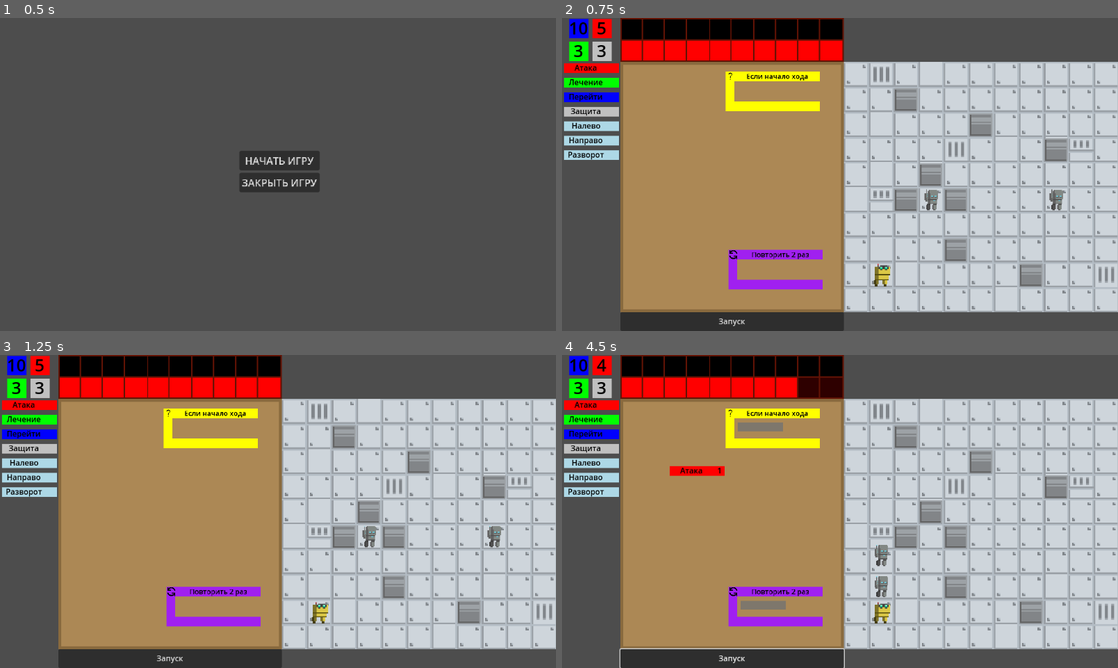
Above: before the commit, frames 1-4 (two rows, left to right).
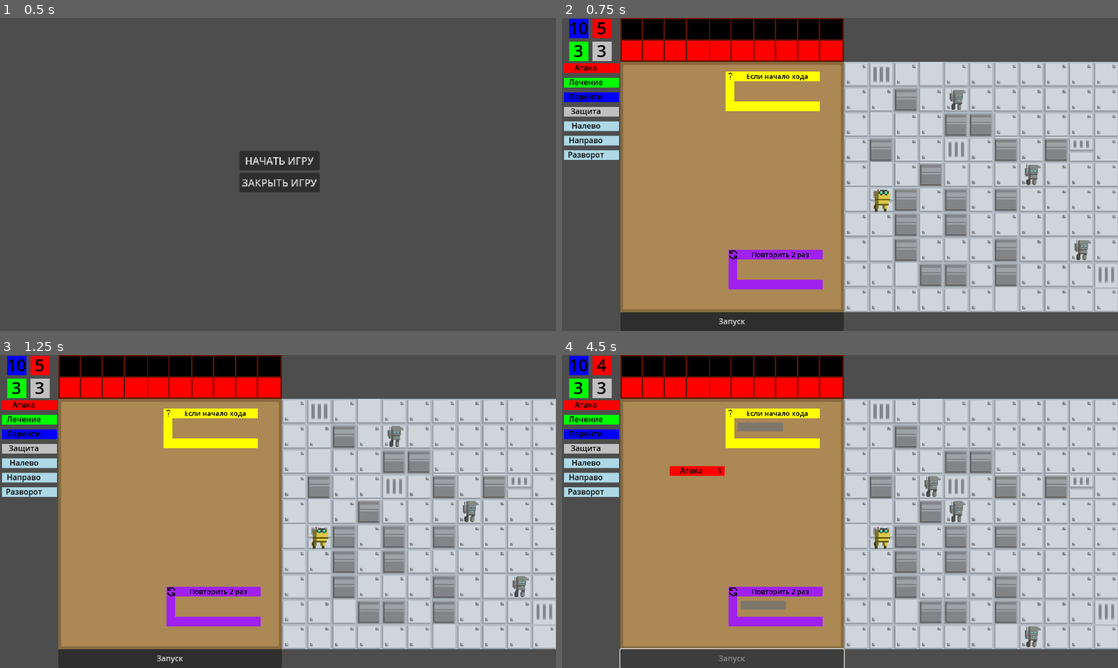
Above: after the commit, the same moments.

Repository: timurkinBits/scratch_roguelike
Game: Godot game, scene res://scenes/main_menu.tscn
Same seed, same stepped clock (60 frames per second), same inputs: the game is played once before the commit and once after it.
Inputs (mouse positions are in pixels of both pictures, inside the frame that each line leads up to):
- Up to frame 1 (0.5 s): no input
- Up to frame 2 (0.75 s): click "НАЧАТЬ ИГРУ" at 0.5 s
- Up to frame 3 (1.25 s): no input
- Up to frame 4 (4.5 s): click "Запуск" at 1.25 s; click (734, 658) at 2 s, where only the run before the commit has a clickable "Запуск"; click (734, 658) at 2.75 s, where only the run before the commit has a clickable "Запуск"; drag from (584, 405) to (773, 414) at 3.52 s; drag from (650, 411) to (773, 592) at 4.27 s

Frame 1 is identical in both runs. In frame 2, 4.7% of the frame differs, in the area x 55-95%, y 22-86%; in frame 3, 4.7%; in frame 4, 5.2%, in the area x 28-87%, y 7-99%.

Commit message:
first playable level

Diff:
--- a/scenes/Main.tscn
+++ b/scenes/Main.tscn
@@ -23,8 +23,10 @@
 events = [SubResource("InputEventKey_u50so")]
 
 [sub_resource type="LabelSettings" id="LabelSettings_q8u5g"]
-font_size = 110
-font_color = Color(0, 0, 0, 1)
+font_size = 83
+
+[sub_resource type="LabelSettings" id="LabelSettings_qmy6f"]
+font_size = 121
 
 [node name="Main" type="Node2D"]
 metadata/_edit_horizontal_guides_ = [-43.0]
@@ -56,19 +58,25 @@
 scale = Vector2(1.08, 1.08)
 
 [node name="Player" parent="Room" instance=ExtResource("5_k4xvw")]
-position = Vector2(167.593, 454.63)
+position = Vector2(167.593, 312.037)
 scale = Vector2(2.41, 2.41)
 
 [node name="Enemy" parent="Room" instance=ExtResource("8_uc31q")]
-position = Vector2(503.704, 312.037)
-scale = Vector2(1.604, 1.604)
-speed = 5
-damage = 2
-
-[node name="Enemy2" parent="Room" instance=ExtResource("8_uc31q")]
-position = Vector2(262.963, 312.037)
+position = Vector2(457.407, 262.963)
 scale = Vector2(1.604, 1.604)
 speed = 3
+damage = 2
+
+[node name="Enemy3" parent="Room" instance=ExtResource("8_uc31q")]
+position = Vector2(312.037, 120.37)
+scale = Vector2(1.604, 1.604)
+speed = 3
+damage = 2
+
+[node name="Enemy2" parent="Room" instance=ExtResource("8_uc31q")]
+position = Vector2(551.852, 408.333)
+scale = Vector2(1.604, 1.604)
+speed = 4
 damage = 3
 
 [node name="Wall" parent="Room" instance=ExtResource("9_qmy6f")]
@@ -80,8 +88,35 @@
 [node name="Wall3" parent="Room" instance=ExtResource("9_qmy6f")]
 position = Vector2(312.037, 311.111)
 
+[node name="Wall9" parent="Room" instance=ExtResource("9_qmy6f")]
+position = Vector2(312.037, 360.185)
+
+[node name="Wall10" parent="Room" instance=ExtResource("9_qmy6f")]
+position = Vector2(312.037, 455.556)
+
+[node name="Wall12" parent="Room" instance=ExtResource("9_qmy6f")]
+position = Vector2(408.333, 455.556)
+
+[node name="Wall13" parent="Room" instance=ExtResource("9_qmy6f")]
+position = Vector2(408.333, 407.407)
+
+[node name="Wall15" parent="Room" instance=ExtResource("9_qmy6f")]
+position = Vector2(408.333, 312.963)
+
+[node name="Wall17" parent="Room" instance=ExtResource("9_qmy6f")]
+position = Vector2(408.333, 214.815)
+
+[node name="Wall19" parent="Room" instance=ExtResource("9_qmy6f")]
+position = Vector2(361.111, 168.519)
+
+[node name="Wall20" parent="Room" instance=ExtResource("9_qmy6f")]
+position = Vector2(312.963, 168.519)
+
+[node name="Wall23" parent="Room" instance=ExtResource("9_qmy6f")]
+position = Vector2(167.593, 214.815)
+
 [node name="Wall4" parent="Room" instance=ExtResource("9_qmy6f")]
-position = Vector2(311.111, 408.333)
+position = Vector2(216.667, 359.259)
 
 [node name="Wall5" parent="Room" instance=ExtResource("9_qmy6f")]
 position = Vector2(216.667, 120.37)
@@ -90,10 +125,10 @@
 position = Vector2(504.63, 215.741)
 
 [node name="Wall7" parent="Room" instance=ExtResource("9_qmy6f")]
-position = Vector2(456.481, 454.63)
+position = Vector2(215.741, 409.259)
 
 [node name="Wall8" parent="Room" instance=ExtResource("9_qmy6f")]
-position = Vector2(359.259, 167.593)
+position = Vector2(263.889, 455.556)
 
 [node name="UI" type="Control" parent="."]
 layout_mode = 3
@@ -120,16 +155,6 @@
 text = "Запуск"
 metadata/_edit_use_anchors_ = true
 
-[node name="GameOver" type="Label" parent="UI"]
-visible = false
-layout_mode = 0
-offset_left = -549.0
-offset_top = -375.0
-offset_right = 107.0
-offset_bottom = -224.0
-text = "Конец игры"
-label_settings = SubResource("LabelSettings_q8u5g")
-
 [node name="defense_bar" parent="UI" instance=ExtResource("9_lhr70")]
 offset_left = -688.0
 offset_top = -591.0
@@ -211,3 +236,24 @@
 offset_bottom = 43.0
 label_settings = ExtResource("13_qmy6f")
 horizontal_alignment = 1
+
+[node name="DefeatLabel" type="Label" parent="UI"]
+visible = false
+layout_mode = 0
+offset_left = -214.0
+offset_top = -353.0
+offset_right = 339.0
+offset_bottom = -239.0
+text = "Поражение..."
+label_settings = SubResource("LabelSettings_q8u5g")
+
+[node name="WinLabel" type="Label" parent="UI"]
+visible = false
+z_index = -2
+layout_mode = 0
+offset_left = -175.0
+offset_top = -393.0
+offset_right = 310.0
+offset_bottom = -227.0
+text = "Победа!"
+label_settings = SubResource("LabelSettings_qmy6f")
--- a/scripts/command_executor.gd
+++ b/scripts/command_executor.gd
@@ -3,7 +3,10 @@
 @onready var button: Button = $"../../UI/Button"
 @onready var player: Player = $"../../Room/Player"
 @onready var hp_bar: UI = $"../../UI"
-@onready var game_over_label: Label = $"../../UI/GameOver"
+@onready var defeat_label: Label = $"../../UI/DefeatLabel"
+@onready var win_label: Label = $"../../UI/WinLabel"
+@onready var ui_node: UI = $"../../UI/"
+@onready var room: Node2D = $"../../Room"
 
 var is_player_alive: bool = true
 var outline_panels: Array[Node] = []
@@ -20,18 +23,34 @@
 func _on_button_pressed() -> void:
 	if not is_player_alive or not is_instance_valid(player) or not is_inside_tree():
 		return
-	# Сбрасываем доступные очки перед началом нового хода
-	Global.reset_remaining_points()
 
+	# Сразу после нажатия
+	button.disabled = true
 	for command in get_tree().get_nodes_in_group("commands"):
 		command.change_settings(false)
+
+	# Выполнение команд
 	for block in get_tree().get_nodes_in_group("blocks"):
 		if block.type == Block.BlockType.CONDITION and block.text == "начало хода":
 			await execute_block(block)
+
+	await clear_all()
+
+	# Ход врага
 	for enemy in get_tree().get_nodes_in_group('enemies'):
 		if enemy:
 			await enemy.take_turn()
-	await clear_all()
+
+	await get_tree().create_timer(0.2).timeout
+
+	# После хода врага
+	Global.reset_remaining_points()
+	ui_node.reset_defense()
+	button.disabled = false
+
+	if !get_tree().get_nodes_in_group('enemies').size():
+		room.visible = false
+		win_label.visible = true
 
 func _on_player_dead() -> void:
 	if not is_player_alive:
@@ -44,6 +63,8 @@
 	await clear_all()
 	if button:
 		button.disabled = true
+	room.visible = false
+	defeat_label.visible = true
 
 func execute_block(block: Block) -> void:
 	if not is_instance_valid(block):
--- a/scripts/enemy.gd
+++ b/scripts/enemy.gd
@@ -3,9 +3,8 @@
 
 var player: Node2D
 
-@export var speed: int = 1
-@export var damage: int = 1
-var stuck_counter: int = 0
+@export var speed: int = 1  # Скорость врага (задается в инспекторе)
+@export var damage: int = 1 # Урон врага
 
 func _ready() -> void:
 	super._ready()
@@ -21,220 +20,129 @@
 	if should_skip_action():
 		return
 
-	var enemy_tile = get_tile_position()
-	var player_tile = player.get_tile_position()
+	var path = find_path_to_player()
 
-	# Атака, если игрок рядом
-	if calculate_path_length(enemy_tile, player_tile) == 1 and !is_dead:
-		current_direction = get_direction_to_player()
-		await attack_player()
-		return
+	if path.size() > 1:
+		var steps = min(speed, path.size() - 1)
+		for i in range(steps):
+			var next_tile = path[i + 1]
+			var direction_vector = next_tile - get_tile_position()
+			current_direction = get_direction_from_vector(direction_vector)
+			var target_pos = get_world_position_from_tile(next_tile)
+			await animate_movement(target_pos)
 
-	# Движение к игроку
-	var remaining_steps = speed
+			# Проверяем, можем ли атаковать игрока после шага
+			var distance_to_player = calculate_path_length(get_tile_position(), player.get_tile_position())
+			if distance_to_player == 1:
+				await attack_player()
+				return
+	else:
+		var distance_to_player = calculate_path_length(get_tile_position(), player.get_tile_position())
+		if distance_to_player == 1:
+			await attack_player()
 
-	while remaining_steps > 0:
-		enemy_tile = get_tile_position()
-		player_tile = player.get_tile_position()
+# Поиск пути к ближайшей клетке рядом с игроком
+func find_path_to_player() -> Array:
+	var start = get_tile_position()
+	var player_pos = player.get_tile_position()
 
-		# Проверка, достигнут ли игрок
-		if calculate_path_length(enemy_tile, player_tile) == 1:
-			break
+	# Если уже рядом с игроком, остаемся на месте
+	var distance_to_player = calculate_path_length(start, player_pos)
+	if distance_to_player <= 1:
+		return [start]
 
-		# Определяем оптимальное направление движения
-		current_direction = get_optimal_direction(enemy_tile, player_tile)
-		var direction_vector = DIRECTION_VECTORS[current_direction]
-		var next_tile = enemy_tile + direction_vector
+	# Находим ближайшую доступную клетку рядом с игроком
+	var goal = get_closest_reachable_tile(player_pos)
+	if goal == start:
+		return [start]
 
-		# Проверяем возможность движения
-		if not can_move_to_tile(next_tile):
-			current_direction = find_path_around_obstacle(enemy_tile, player_tile)
-			if current_direction == "":
-				stuck_counter += 1
-				if stuck_counter >= 3:
-					current_direction = get_random_direction()
-					stuck_counter = 0
+	var open_set = [start]
+	var came_from = {}
+	var g_score = {start: 0}
+	var f_score = {start: calculate_path_length(start, goal)}
 
-			direction_vector = DIRECTION_VECTORS[current_direction]
-			next_tile = enemy_tile + direction_vector
+	while not open_set.is_empty():
+		var current = get_lowest_f_score(open_set, f_score)
+		if current == goal:
+			var path = reconstruct_path(came_from, current)
+			return path
 
-			# Последняя проверка возможности движения
-			if not can_move_to_tile(next_tile):
-				break
+		open_set.erase(current)
+		var neighbors = get_neighbors(current)
+		for neighbor in neighbors:
+			var tentative_g_score = g_score[current] + 1
+			if not g_score.has(neighbor) or tentative_g_score < g_score[neighbor]:
+				came_from[neighbor] = current
+				g_score[neighbor] = tentative_g_score
+				f_score[neighbor] = tentative_g_score + calculate_path_length(neighbor, goal)
+				if not neighbor in open_set:
+					open_set.append(neighbor)
 
-		# Выполняем движение
-		var target_pos = get_world_position_from_tile(next_tile)
-		await animate_movement(target_pos)
+	return [start]
 
-		remaining_steps -= 1
+# Нахождение ближайшей доступной клетки рядом с игроком
+func get_closest_reachable_tile(player_pos: Vector2) -> Vector2:
+	var directions = DIRECTION_VECTORS.values()
+	var closest_tile = player_pos
+	var min_distance = INF
 
-	# Атака, если добрались до игрока
-	if calculate_path_length(get_tile_position(), player.get_tile_position()) == 1 and !is_dead:
-		current_direction = get_direction_to_player()
-		await attack_player()
+	for dir in directions:
+		var candidate = player_pos + dir
+		if can_move_to_tile(candidate):
+			var distance = calculate_path_length(get_tile_position(), candidate)
+			if distance < min_distance:
+				min_distance = distance
+				closest_tile = candidate
 
-func get_random_direction() -> String:
-	var directions = ["up", "down", "left", "right"]
-	directions.shuffle()
-	for dir in directions:
-		if can_move_to_tile(get_tile_position() + DIRECTION_VECTORS[dir]):
-			return dir
-	return ""
+	return closest_tile
 
-func is_tile_walkable(tile_pos: Vector2) -> bool:
-	# Проверяем, находится ли тайл в пределах карты
-	if not tilemap.get_used_rect().has_point(tile_pos):
-		return false
-	# Проверяем наличие барьеров
-	var barrier_group = get_tree().get_nodes_in_group("barrier")
-	for barrier in barrier_group:
-		if barrier.get_tile_position() == tile_pos:
-			return false
-	# Проверяем наличие других персонажей
-	var all_characters = get_tree().get_nodes_in_group("characters")
-	for character in all_characters:
-		if character != self and is_instance_valid(character):
-			if character.get_tile_position() == tile_pos:
-				return false
-	return true
+# Выбор узла с минимальной F-стоимостью
+func get_lowest_f_score(open_set: Array, f_score: Dictionary) -> Vector2:
+	var lowest = open_set[0]
+	for node in open_set:
+		if f_score[node] < f_score[lowest]:
+			lowest = node
+	return lowest
+
+# Получение соседних клеток
+func get_neighbors(tile: Vector2) -> Array:
+	var neighbors = []
+	for dir in DIRECTION_VECTORS.values():
+		var neighbor = tile + dir
+		if can_move_to_tile(neighbor):
+			neighbors.append(neighbor)
+	return neighbors
+
+# Восстановление пути
+func reconstruct_path(came_from: Dictionary, current: Vector2) -> Array:
+	var path = [current]
+	while came_from.has(current):
+		current = came_from[current]
+		path.append(current)
+	path.reverse()
+	return path
+
+# Определение направления по вектору
+func get_direction_from_vector(vector: Vector2) -> String:
+	if vector.x > 0:
+		return "right"
+	elif vector.x < 0:
+		return "left"
+	elif vector.y > 0:
+		return "down"
+	elif vector.y < 0:
+		return "up"
+	return current_direction
 
 # Атака игрока
 func attack_player() -> void:
-	if is_dead:
+	if is_dead or not player or not is_instance_valid(player):
 		return
+
+	# Определяем направление к игроку
+	current_direction = get_direction_from_vector(player.get_tile_position() - get_tile_position())
+
+	# Выполняем анимацию атаки
 	await animate_attack()
 	if player and player.has_method("take_damage"):
 		player.take_damage(damage)
-
-# Направление к игроку
-func get_direction_to_player() -> String:
-	if not player:
-		return ""
-
-	var enemy_tile = get_tile_position()
-	var player_tile = player.get_tile_position()
-
-	var dx = player_tile.x - enemy_tile.x
-	var dy = player_tile.y - enemy_tile.y
-
-	if abs(dx) > abs(dy):
-		return "right" if dx > 0 else "left"
-	else:
-		return "down" if dy > 0 else "up"
-
-# Оптимальное направление движения
-func get_optimal_direction(enemy_tile: Vector2, player_tile: Vector2) -> String:
-	var dx = player_tile.x - enemy_tile.x
-	var dy = player_tile.y - enemy_tile.y
-
-	if abs(dx) >= abs(dy) and dx != 0:
-		return "right" if dx > 0 else "left"
-	elif dy != 0:
-		return "down" if dy > 0 else "up"
-	return "up"
-
-# Альтернативное направление
-func find_alternate_direction(enemy_tile: Vector2, player_tile: Vector2) -> String:
-	var alternate_direction = find_advanced_path(enemy_tile, player_tile)
-
-	# Если расширенный поиск не нашел путь, используем старую логику
-	if alternate_direction == "":
-		var directions = ["up", "down", "left", "right"]
-		var best_direction = ""
-		var best_distance = INF
-
-		for dir in directions:
-			var dir_vector = DIRECTION_VECTORS[dir]
-			var next_tile = enemy_tile + dir_vector
-
-			if can_move_to_tile(next_tile):
-				var new_distance = calculate_path_length(next_tile, player_tile)
-				if new_distance < best_distance:
-					best_distance = new_distance
-					best_direction = dir
-
-		return best_direction
-
-	return alternate_direction
-
-func find_advanced_path(enemy_tile: Vector2, player_tile: Vector2) -> String:
-	var directions = ["up", "down", "left", "right"]
-	var potential_paths = []
-
-	# Проверяем каждое возможное направление
-	for dir in directions:
-		var initial_dir_vector = DIRECTION_VECTORS[dir]
-		var next_tile = enemy_tile + initial_dir_vector
-
-		# Если первый шаг возможен
-		if can_move_to_tile(next_tile):
-			# Пробуем сделать второй шаг в сторону
-			var perpendicular_dirs = []
-			match dir:
-				"up", "down":
-					perpendicular_dirs = ["left", "right"]
-				"left", "right":
-					perpendicular_dirs = ["up", "down"]
-
-			for perp_dir in perpendicular_dirs:
-				var perp_vector = DIRECTION_VECTORS[perp_dir]
-				var path_tile = next_tile + perp_vector
-
-				# Проверяем, можно ли пройти боковым шагом
-				if can_move_to_tile(path_tile):
-					var path_length = calculate_path_length(path_tile, player_tile)
-					potential_paths.append({
-						"direction": dir,
-						"length": path_length
-					})
-
-	# Сортируем потенциальные пути по близости к игроку
-	if potential_paths:
-		potential_paths.sort_custom(func(a, b): return a["length"] < b["length"])
-		return potential_paths[0]["direction"]
-
-	return ""
-
-func find_path_around_obstacle(enemy_tile: Vector2, player_tile: Vector2) -> String:
-	var directions = ["up", "down", "left", "right"]
-	var best_direction = ""
-	var best_score = -INF
-
-	# Проверяем все возможные направления
-	for dir in directions:
-		var dir_vector = DIRECTION_VECTORS[dir]
-		var next_tile = enemy_tile + dir_vector
-
-		# Проверяем, можно ли двигаться в этом направлении
-		if can_move_to_tile(next_tile):
-			var score = 0
-
-			# Основной критерий: приближение к игроку
-			var distance_to_player = calculate_path_length(next_tile, player_tile)
-			score += 100 - distance_to_player
-
-			# Штраф за препятствие впереди (через одну клетку)
-			var ahead_tile = next_tile + dir_vector
-			if not can_move_to_tile(ahead_tile):
-				score -= 20  # Уменьшаем приоритет, если впереди тупик
-
-			# Бонус за возможность двигаться в стороны (обход)
-			var perpendicular_dirs = []
-			match dir:
-				"up", "down":
-					perpendicular_dirs = ["left", "right"]
-				"left", "right":
-					perpendicular_dirs = ["up", "down"]
-
-			for perp_dir in perpendicular_dirs:
-				var perp_vector = DIRECTION_VECTORS[perp_dir]
-				var side_tile = next_tile + perp_vector
-				if can_move_to_tile(side_tile):
-					score += 10  # Бонус за открытый путь в сторону
-
-			# Выбираем направление с лучшим score
-			if score > best_score:
-				best_score = score
-				best_direction = dir
-
-	return best_direction
--- a/scripts/ui.gd
+++ b/scripts/ui.gd
@@ -82,6 +82,10 @@
 	is_dead = true
 	player.dead()
 
+func reset_defense():
+	current_defense = 0
+	update_health_bar()
+
 func reset_health():
 	if is_instance_valid(health_bar):
 		current_health = max_hp
Not shown, changed: TODO.txt
Not shown: 1 places in scenes/Main.tscn that only renumber resources
